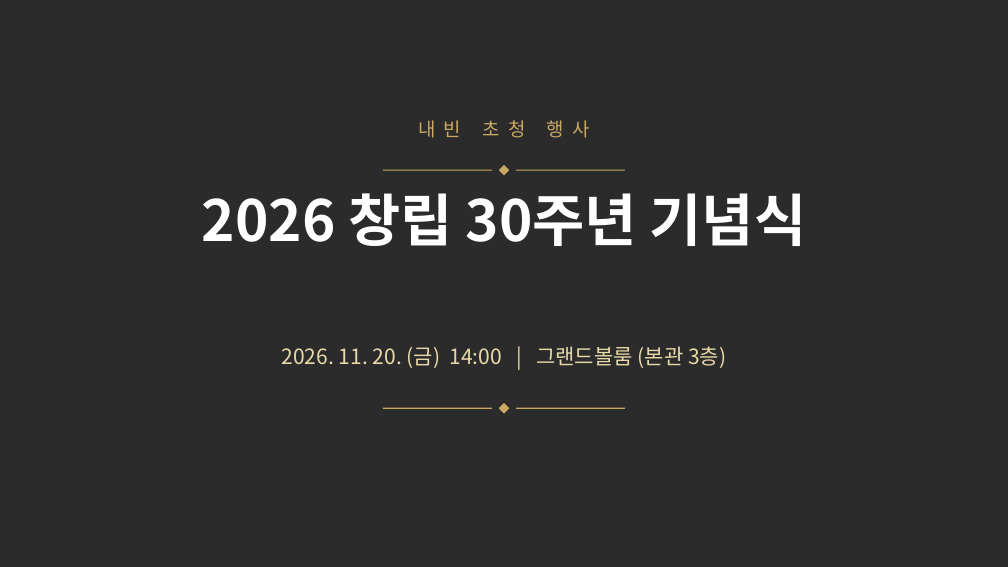
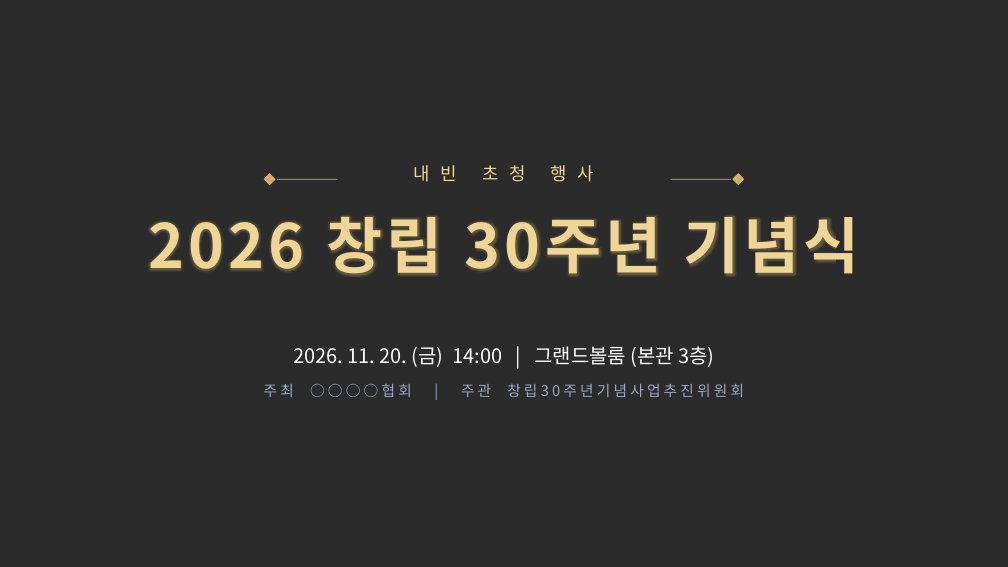
Before and after one commit to bbicoon/bbicoon, a slide deck: slide 1 of events/vip-ceremony/내빈행사_식순.pptx. Drawn at 1008x567 pixels with LibreOffice and Linux fonts; fonts in the diff are those of the drawing; background and template pictures are left out; a plain dark background stands for a picture behind light text. Boxes give left, top, right and bottom in pixels: in the first picture for what was removed or moved away, otherwise in the second. Text is boxed around its words. In the diff, an @@ line names an element or a change of style, - is before the commit and + after.

```diff
--- a/events/vip-ceremony/내빈행사_식순.pptx
+++ b/events/vip-ceremony/내빈행사_식순.pptx
@@ text "내빈 초청 행사": place and size @@
-text "내빈 초청 행사" at (418,120,589,138)
+text "내빈 초청 행사" at (414,165,594,182)
@@ text "내빈 초청 행사" at (414,165,594,182): size 18 to 17 pt, text colour #C9A961 to #F0D696, letter spacing 8 to 10 pt @@
@@ diamond added at (265,174,275,185), fill #D4AF5F, outline #D4AF5F 1 pt @@
@@ line added from (278, 179) to (338, 179), #D4AF5F 0.75 pt @@
@@ line removed from (383, 170) to (492, 170) @@
@@ diamond removed at (500,166,509,175) @@
@@ line removed from (516, 170) to (625, 170) @@
@@ line moved from (516, 408) - (625, 408) to (671, 179) - (731, 179) @@
@@ line (671, 179) - (731, 179): stroke #C9A961 1 pt to #D4AF5F 0.75 pt @@
@@ diamond added at (734,174,744,185), fill #D4AF5F, outline #D4AF5F 1 pt @@
@@ title "2026 창립 30주년 기념식": place and size @@
-title "2026 창립 30주년 기념식" at (202,193,806,246)
+title "2026 창립 30주년 기념식" at (148,216,859,276)
@@ title "2026 창립 30주년 기념식" at (148,216,859,276): size 54 to 58 pt, text colour #FFFFFF to #F0D696, letter spacing 0 to 4 pt @@
@@ text "2026. 11. 20. (금) 14:00 ..." at (294,346,714,367): size 20 to 19 pt, text colour #E8D9A8 to #FFFFFF @@
@@ text added at (264,384,744,397), 14 pt, text #9AA6C4 @@
+주최 ○○○○협회 | 주관 창립30주년기념사업추진위원회
@@ line removed from (383, 408) to (492, 408) @@
@@ diamond removed at (500,404,509,413) @@
```
Also in this commit, not shown: 13 other slides changed, 5 other files.
